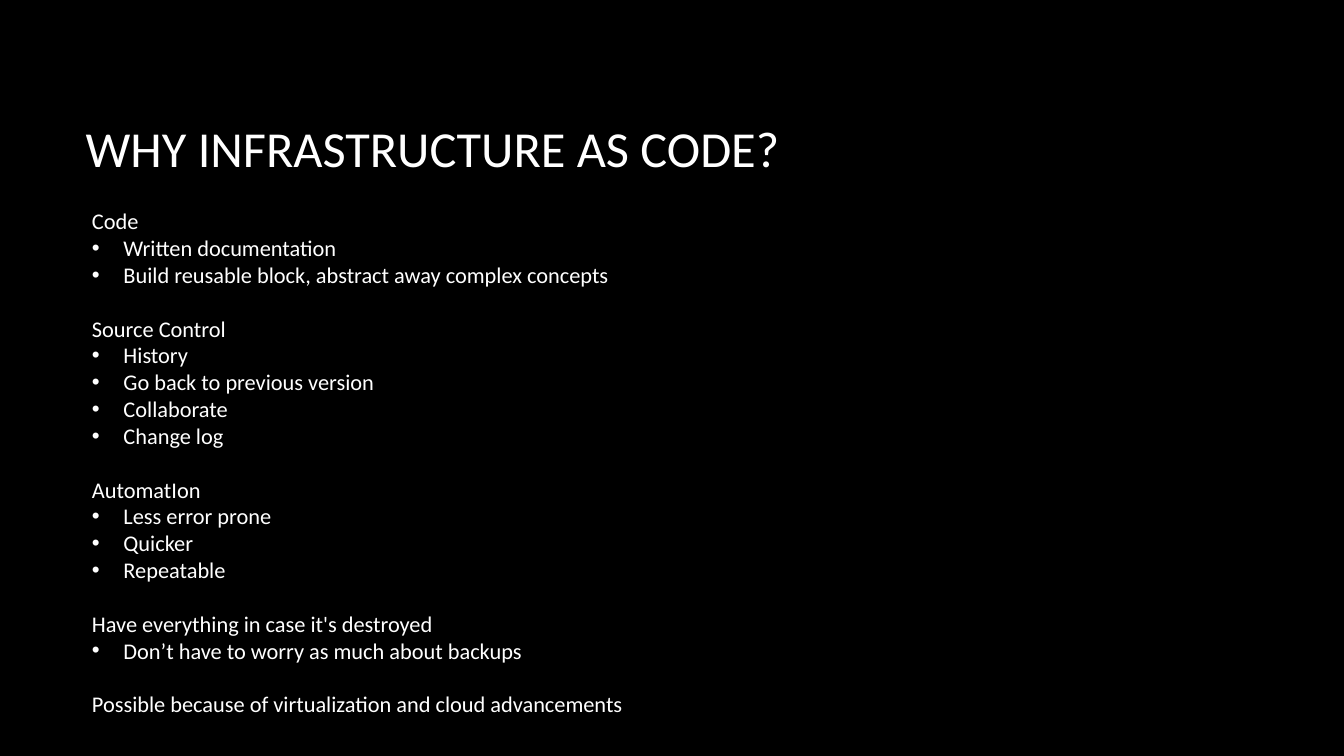
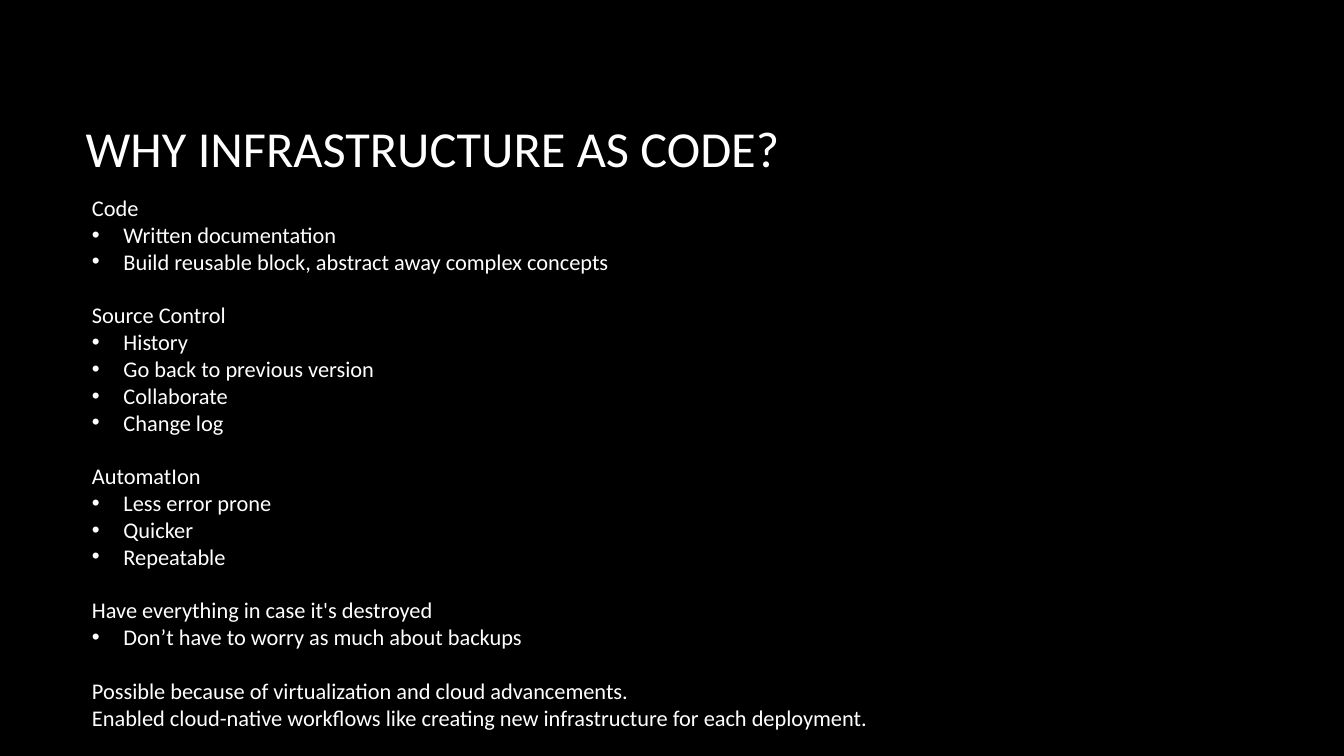
Before and after one commit to jacobladams/introduction-to-terraform, a slide deck: slide 3 of Introduction to Terraform.pptx. Drawn at 1344x756 pixels with LibreOffice and Linux fonts; fonts in the diff are those of the drawing; background and template pictures are left out. Boxes give left, top, right and bottom in pixels: in the first picture for what was removed or moved away, otherwise in the second. Text is boxed around its words. In the diff, an @@ line names an element or a change of style, - is before the commit and + after.

```diff
--- a/Introduction to Terraform.pptx
+++ b/Introduction to Terraform.pptx
@@ text at bbox=[92, 683, 867, 730]: text changed @@
-Possible because of virtualization and cloud advancements
+Possible because of virtualization and cloud advancements.
+Enabled cloud-native workflows like creating new infrastructure for each deployment.
```
Also in this commit, not shown: 2 slides added, 1 slide removed, 16 other files.
